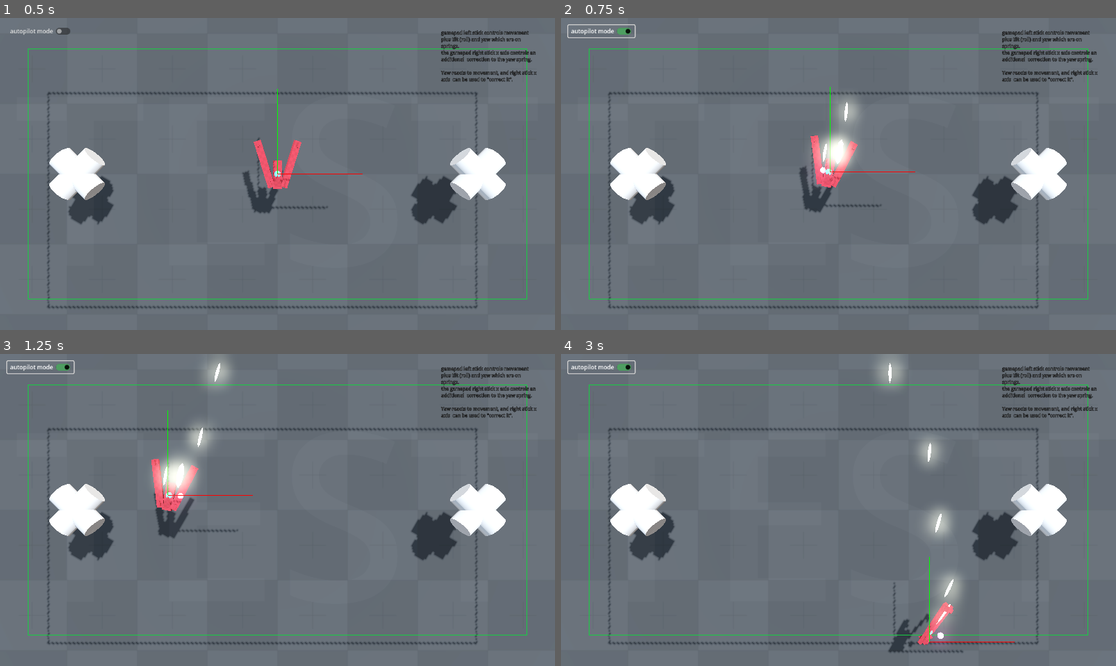
Above: before the commit, frames 1-4 (two rows, left to right).
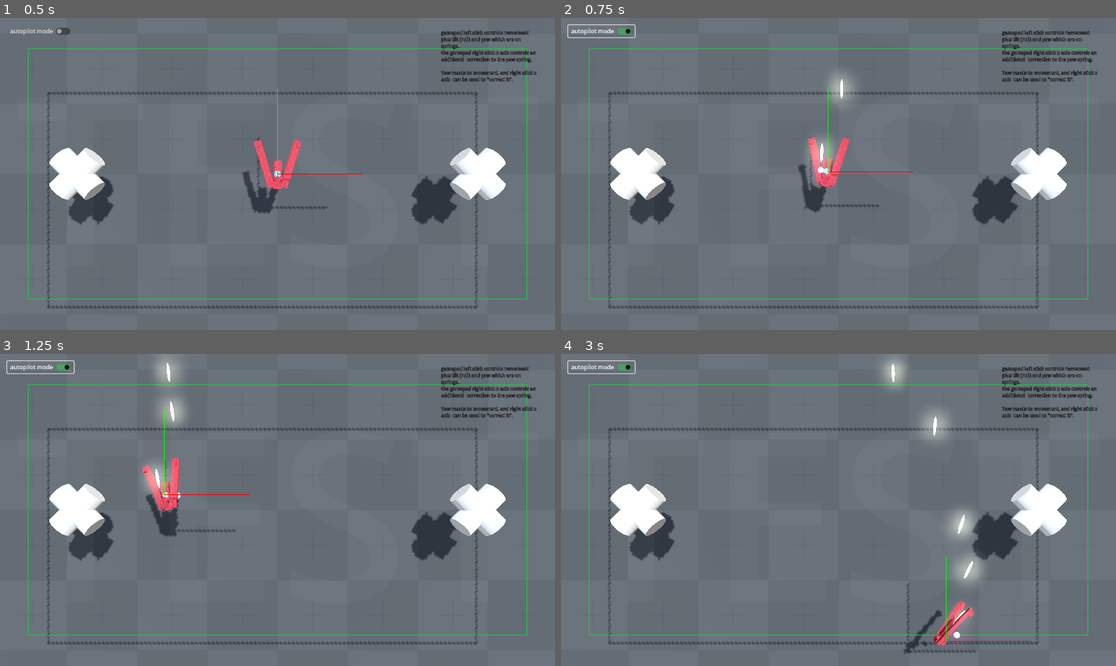
Above: after the commit, the same moments.

Repository: ioxu/star
Game: Godot game, scene res://assets/player/player_testing_scene.tscn
Two runs of this game, one before a commit and one after it. Both use one fixed random seed, a clock stepped at 60 frames per second and the inputs below. This scene is started directly instead of the project's main scene.
Inputs:
- Up to frame 1 (0.5 s): no input
- Up to frame 2 (0.75 s): click "autopilot mode" at 0.5 s
- Up to frame 3 (1.25 s): no input
- Up to frame 4 (3 s): hold Right (ui_right) 1.28-2.03 s; hold Down (ui_down) 2.03-2.78 s; hold Right (ui_right) from 2.78 s (still down)

Frame 1 is identical in both runs. In frame 2, 1.7% of the frame differs, in the area x 42-64%, y 17-63%; in frame 3, 2.9%; in frame 4, 3.3%, in the area x 58-85%, y 2-96%.

Commit message:
rails scene testing, corrective forces

Diff:
--- a/assets/levels/test_level_two.tscn
+++ b/assets/levels/test_level_two.tscn
@@ -13,9 +13,11 @@
 var _travel_speed := 50.0
 
 @onready var path_follow : PathFollow3D = find_child(\"PathFollow3D\")
+
+@onready var camera : Camera3D = find_child(\"Camera3D\")
+
 @onready var progress_ratio_label : Label = find_child(\"progress_ratio\")
-
-@onready var camera : Camera3D = find_child(\"Camera3D\")
+@onready var tilt_label : Label = find_child(\"tilt_label\")
 
 var has_looped := false
 
@@ -29,33 +31,38 @@
 	last_path_position = path_follow.global_position
 
 
-func _process(delta: float) -> void:
+#func _process(delta: float) -> void:
+func _physics_process(delta: float) -> void:
 	scene_time += delta
-	path_follow.progress = scene_time * _travel_speed
+
+	#path_follow.progress = scene_time * _travel_speed
 	#pprint(\"path_follow.progress: %s\"%path_follow.progress)
+
 	progress_ratio_label.text = \"progress ratio: %0.3f\"%path_follow.progress_ratio
 	if path_follow.progress_ratio >= 0.95 and not has_looped:
 		#path_follow.progress_ratio  = 0.0
 		has_looped = true
 
-
-
-
-
-
+	#---------------------------------------------------------------------------
+	# calculate corrective force to keep player in the action_area
 
 	var this_path_position = path_follow.global_position
 	var path_delta = this_path_position - last_path_position
 	last_path_position = this_path_position
 
-
 	#$Player.global_position = path_follow.global_position * Vector3(1.0, 0.0, 1.0)
-	$Player.exo_direction = path_delta * 0.5
+	#$Player._exo_direction = path_delta * 0.5
+	$Player.add_exo_direction( path_delta * Vector3(.75, 0.0, 0.25) ) #.rotated( Vector3.UP, -path_follow.global_rotation.y ) )
 
 	var level_path_rotation = Vector3(0.0, -1 * path_follow.transform.basis.z.signed_angle_to( Vector3.BACK, Vector3.UP ), 0.0)
 	#$Player.rotation = Vector3(0.0, -1 * path_follow.transform.basis.z.signed_angle_to( Vector3.BACK, Vector3.UP ), 0.0)
-	$Player.exo_yaw = level_path_rotation.y
-
+	#$Player._exo_yaw = level_path_rotation.y
+	$Player.add_exo_yaw( level_path_rotation.y )
+
+	#---------------------------------------------------------------------------
+
+
+	tilt_label.text = \"tilt: %0.5f\"%$Player.rotation.z
 
 
 func pprint(thing) -> void:
@@ -117,7 +124,8 @@
 exposure_shutter_speed = 125.0
 
 [sub_resource type="GDScript" id="GDScript_8tus5"]
-script/source = "extends Camera3D
+script/source = "@tool
+extends Camera3D
 
 #@export var action_plane : Plane = Plane(Vector3.ZERO, 0.0)
 
@@ -220,6 +228,58 @@
 [sub_resource type="BoxShape3D" id="BoxShape3D_3abyr"]
 size = Vector3(400, 10, 200)
 
+[sub_resource type="Animation" id="Animation_jjm7x"]
+length = 0.001
+tracks/0/type = "bezier"
+tracks/0/imported = false
+tracks/0/enabled = true
+tracks/0/path = NodePath("AnimationPlayer:path_ratio")
+tracks/0/interp = 1
+tracks/0/loop_wrap = true
+tracks/0/keys = {
+"handle_modes": PackedInt32Array(0),
+"points": PackedFloat32Array(0, -0.25, 0, 0.25, 0),
+"times": PackedFloat32Array(0)
+}
+tracks/1/type = "bezier"
+tracks/1/imported = false
+tracks/1/enabled = true
+tracks/1/path = NodePath("Path3D/PathFollow3D:progress_ratio")
+tracks/1/interp = 1
+tracks/1/loop_wrap = true
+tracks/1/keys = {
+"handle_modes": PackedInt32Array(0),
+"points": PackedFloat32Array(0, -0.25, 0, 0.25, 0),
+"times": PackedFloat32Array(0)
+}
+
+[sub_resource type="Animation" id="Animation_3abyr"]
+resource_name = "path_ratio"
+length = 60.0
+tracks/0/type = "bezier"
+tracks/0/imported = false
+tracks/0/enabled = true
+tracks/0/path = NodePath("Path3D/PathFollow3D:progress_ratio")
+tracks/0/interp = 1
+tracks/0/loop_wrap = true
+tracks/0/keys = {
+"handle_modes": PackedInt32Array(2, 2, 2, 2, 2, 2),
+"points": PackedFloat32Array(7.0780516e-08, 0, 0, 4.2405934, 0, 0.29187304, -4.335068, 0.002736078, 5.0448866, -0.0031840801, 0.51079637, -2.7173016, -0.17927924, 1.5, 0.09896541, 0.81968826, -4.40678, -0.047261458, 5.033333, 0.053981066, 0.91565466, -5.058298, -0.056886055, 2.9333305, 0.03298849, 1, -5.6666718, -0.0003747344, 0, 0),
+"times": PackedFloat32Array(0, 11.466666, 18.833334, 25.4, 39.133335, 59.63334)
+}
+
+[sub_resource type="AnimationLibrary" id="AnimationLibrary_jjm7x"]
+_data = {
+&"RESET": SubResource("Animation_jjm7x"),
+&"path_ratio": SubResource("Animation_3abyr")
+}
+
+[sub_resource type="GDScript" id="GDScript_0vh3s"]
+script/source = "extends AnimationPlayer
+
+@export var path_ratio : float
+"
+
 [node name="test_level_two" type="Node3D"]
 script = SubResource("GDScript_jjm7x")
 
@@ -233,11 +293,23 @@
 grow_horizontal = 2
 grow_vertical = 2
 
-[node name="progress_ratio" type="Label" parent="CanvasLayer/Control"]
+[node name="MarginContainer" type="MarginContainer" parent="CanvasLayer/Control"]
 layout_mode = 0
 offset_right = 40.0
-offset_bottom = 23.0
+offset_bottom = 40.0
+theme_override_constants/margin_left = 20
+theme_override_constants/margin_top = 20
+
+[node name="VBoxContainer" type="VBoxContainer" parent="CanvasLayer/Control/MarginContainer"]
+layout_mode = 2
+
+[node name="progress_ratio" type="Label" parent="CanvasLayer/Control/MarginContainer/VBoxContainer"]
+layout_mode = 2
 text = "progress ratio"
+
+[node name="tilt_label" type="Label" parent="CanvasLayer/Control/MarginContainer/VBoxContainer"]
+layout_mode = 2
+text = "tilt"
 
 [node name="lvl_grp" type="Node3D" parent="."]
 transform = Transform3D(1, 0, 0, 0, 1, 0, 0, 0, 1, 0, -30, 0)
@@ -289,21 +361,37 @@
 mesh = SubResource("BoxMesh_ehmke")
 surface_material_override/0 = ExtResource("1_3abyr")
 
-[node name="Path3D" type="Path3D" parent="."]
+[node name="Player" parent="." node_paths=PackedStringArray("camera") instance=ExtResource("3_3abyr")]
+camera = NodePath("../action/Path3D/PathFollow3D/Camera3D")
+
+[node name="action" type="Node3D" parent="."]
+
+[node name="Path3D" type="Path3D" parent="action"]
 curve = SubResource("Curve3D_0vh3s")
 
-[node name="PathFollow3D" type="PathFollow3D" parent="Path3D"]
-transform = Transform3D(-0.9182542, 0, -0.39594448, 0, 1, 0, 0.39594448, 0, -0.9182542, 227, 0, -865)
-
-[node name="Camera3D" type="Camera3D" parent="Path3D/PathFollow3D" groups=["camera"]]
+[node name="PathFollow3D" type="PathFollow3D" parent="action/Path3D"]
+transform = Transform3D(-0.9182026, 0, -0.39592218, 0, 1, 0, 0.39592218, 0, -0.9182026, 227, 0, -865)
+cubic_interp = false
+tilt_enabled = false
+
+[node name="Camera3D" type="Camera3D" parent="action/Path3D/PathFollow3D" groups=["camera"]]
 transform = Transform3D(1.0000018, 0, 0, 0, -4.3711466e-08, 1, 0, -1.0000018, -4.371139e-08, 0, 380, 0)
 attributes = SubResource("CameraAttributesPhysical_5xh8o")
+current = true
 script = SubResource("GDScript_8tus5")
 draw_bounds = true
 
-[node name="Area3D" type="Area3D" parent="Path3D/PathFollow3D"]
-
-[node name="CollisionShape3D" type="CollisionShape3D" parent="Path3D/PathFollow3D/Area3D"]
+[node name="Area3D" type="Area3D" parent="action/Path3D/PathFollow3D"]
+
+[node name="CollisionShape3D" type="CollisionShape3D" parent="action/Path3D/PathFollow3D/Area3D"]
 shape = SubResource("BoxShape3D_3abyr")
 
-[node name="Player" parent="." instance=ExtResource("3_3abyr")]
+[node name="AnimationPlayer" type="AnimationPlayer" parent="action"]
+libraries = {
+&"": SubResource("AnimationLibrary_jjm7x")
+}
+autoplay = "path_ratio"
+script = SubResource("GDScript_0vh3s")
+
+[node name="witness_camera" type="Camera3D" parent="."]
+transform = Transform3D(0.49999997, -0.628723, 0.5955732, 0, 0.6877086, 0.72598684, -0.8660255, -0.36299336, 0.34385425, 352.52307, 255.5, -51.889557)
--- a/assets/player/player_controller.gd
+++ b/assets/player/player_controller.gd
@@ -15,11 +15,11 @@
 var action_plane = Plane(Vector3.UP, Vector3.ZERO) # used for returning objects to the main plane of action
 
 @export var take_user_input := true
-var exo_direction := Vector3.ZERO # a writeable force for being driven externally
-var exo_aim := Vector3.ZERO
+var _exo_direction := Vector3.ZERO # a writeable force for being driven externally
+var _exo_aim := Vector3.ZERO
  # I think this should be driven by the world y rotation of the action plane
 # i.e. this is where the y rotation of the lavel drives the orientation of the player
-var exo_yaw := 0.0
+var _exo_yaw := 0.0
 
 var target_velocity := Vector3.ZERO
 var friction := 0.0002
@@ -113,8 +113,8 @@
 		debug_mesh.surface_end()
 		debug.global_position = self.global_position + (Vector3.UP * 5.0)
 
-	direction = direction + exo_direction
-	aim = aim + exo_aim
+	direction = direction + _exo_direction
+	aim = aim + _exo_aim
 	if direction.length() > 1.0:
 		direction = direction.normalized()
 
@@ -136,12 +136,19 @@
 
 	#-- tilt and yaw
 	yaw = yaw_spring.tick(delta, yaw)
-	rotation.y = exo_yaw + yaw * -0.65
-
-	tilt_spring.target = input_direction.x
-	yaw_spring.target = input_direction.x + aim.x
+	rotation.y = _exo_yaw + yaw * -0.65
+
+	#tilt_spring.target = input_direction.x
+	var local_direction  = direction.rotated( Vector3.UP, -self.global_rotation.y )
+	tilt_spring.target = local_direction.x
+	#yaw_spring.target = input_direction.x + aim.x
+	yaw_spring.target = local_direction.x + aim.x
 	tilt = tilt_spring.tick(delta, tilt)
 	rotation.z = tilt * -1.2
+
+	self._exo_direction = Vector3.ZERO
+	self._exo_aim = Vector3.ZERO
+	self._exo_yaw = 0.0
 
 
 func _process(delta: float) -> void:
@@ -158,6 +165,18 @@
 			$weapons/primary/machine_gun/muzzle2/muzzle_flash2.visible = true
 		else:
 			$weapons/primary/machine_gun/muzzle2/muzzle_flash2.visible = false
+
+
+func add_exo_direction(direction : Vector3) -> void:
+	self._exo_direction += direction
+
+
+func add_exo_aim( aim: Vector3) -> void:
+	self._exo_aim += aim
+
+
+func add_exo_yaw(yaw: float) -> void:
+	self._exo_yaw += yaw
 
 
 func _input(_event: InputEvent) -> void:
--- a/assets/player/player_testing_scene.gd
+++ b/assets/player/player_testing_scene.gd
@@ -38,7 +38,8 @@
 		$Player.global_position = Vector3.ZERO
 
 
-func _process(delta: float) -> void:
+#func _process(delta: float) -> void:
+func _physics_process(delta: float) -> void:
 	object_time += delta
 	if autopilot_mode:
 		var noise_dirx = ap_noisex.get_noise_1d(object_time*85.0+73.5)
@@ -46,8 +47,10 @@
 		var noise_dir : Vector3 = Vector3( noise_dirx, 0.0, ap_noisez.get_noise_1d(object_time*60.0-73.5) *0.25 ).normalized() * 0.55
 		var noise_aim : float = ap_aim_noisex.get_noise_1d( object_time*80.0 ) *2.0
 
-		$Player.exo_direction = noise_dir
-		$Player.exo_aim = Vector3(noise_aim, 0.0, 0.0)
+		#$Player._exo_direction = noise_dir
+		$Player.add_exo_direction(noise_dir)
+		#$Player._exo_aim = Vector3(noise_aim, 0.0, 0.0)
+		$Player.add_exo_aim(Vector3(noise_aim, 0.0, 0.0))
 
 		var firing_noise = ap_firing_noise.get_noise_1d( object_time*60.0 )
 		if firing_noise > 0.0:
@@ -63,8 +66,8 @@
 func _on_change_autopilot_mode(value) -> void:
 	pprint("_on_change_autopilot_mode: %s"%value)
 	if value == false:
-		$Player.exo_direction = Vector3.ZERO
-		$Player.exo_aim = Vector3.ZERO
+		#$Player.exo_direction = Vector3.ZERO
+		#$Player.exo_aim = Vector3.ZERO
 		$Player.primary_fire_stop()
 
 	autopilot_mode = value
Not shown: 1 places in assets/levels/test_level_two.tscn that only renumber resources
